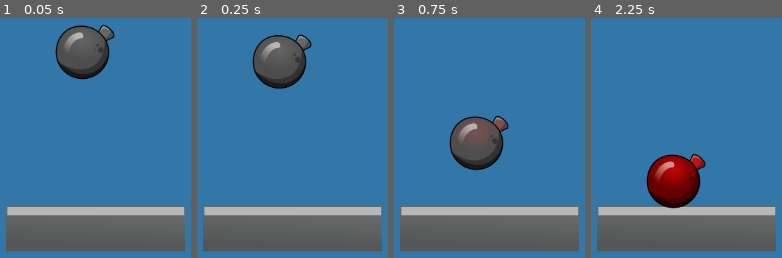
Above: before the commit, frames 1-4 (left to right).
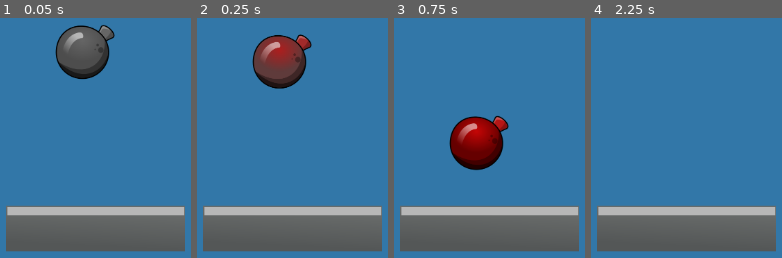
Above: after the commit, the same moments.

Repository: Chubby-Unicorn/godot_game
Game: Godot game, scene res://main.tscn
The game is run twice, just before and just after one commit, with the same random seed, the same clock (stepped at 60 frames per second) and the same inputs.
Inputs (mouse positions are in pixels of both pictures, inside the frame that each line leads up to):
- Up to frame 1 (0.05 s): no input
- Up to frame 2 (0.25 s): no input
- Up to frame 3 (0.75 s): move the mouse to (outside the picture) at 0.52 s; click (outside the picture) at 0.67 s
- Up to frame 4 (2.25 s): move the mouse to (outside the picture) at 1.27 s; click (outside the picture) at 1.42 s; move the mouse to (766, 130) at 2.02 s; click (766, 130) at 2.17 s

Frame 1 is identical in both runs. In frame 2, 2.6% of the frame differs, in the area x 31-60%, y 7-22%; in frame 3, 4.7%; in frame 4, 5.4%, in the area x 28-61%, y 56-80%.

Commit message:
added zoom

Diff:
--- a/platform/Objects/bomb.tscn
+++ b/platform/Objects/bomb.tscn
@@ -39,6 +39,7 @@
 radius = 7.74694
 
 [node name="Bomb" type="RigidBody2D"]
+input_pickable = true
 script = ExtResource("1_majnv")
 bomb_timer = 2.0
 
--- a/platform/Scripts/Bomb_Begin.gd
+++ b/platform/Scripts/Bomb_Begin.gd
@@ -5,12 +5,12 @@
 @export_group("Bomb Timer in seconds")
 @export var bomb_timer : float #in seconds
 
-func begin_animation():
+func _begin_animation():
 	$Animation.play() #star animation
 	$"../Sound Manager/BombTickSound".play()
-	explode_bomb()
+	_explode_bomb()
 
-func explode_bomb():
+func _explode_bomb():
 
 	await get_tree().create_timer(bomb_timer).timeout #Countdown
 	$"../Sound Manager/BombTickSound".stop()
@@ -18,8 +18,26 @@
 
 	queue_free()
 
-func _input(event):
-	if event is InputEventMouseButton:
-		if times_to_play == 1:
-			times_to_play -= 1
-			begin_animation()
+
+func _ready() -> void:
+	_begin_animation()
+
+
+#This one or
+#func _input_event(viewport, event, shape_idx):
+#	if event is InputEventMouseButton:
+#		if event.button_index == MOUSE_BUTTON_LEFT and event.pressed:
+#			print("You clicked on Sprite!")
+
+#or This one
+#func _input(event):
+#	if event is InputEventMouseButton and event.pressed and event.button_index == MOUSE_BUTTON_LEFT:
+#		if get_viewport_rect().has_point(to_local(event.position)):
+#			pass
+
+#func _input_event(viewport, event, shape_idx):
+#	if event.button_index == MOUSE_BUTTON_LEFT and event.pressed:
+#		if times_to_play == 1:
+#			times_to_play -= 1
+#			print("bombBegin")
+#			_begin_animation()
--- /dev/null
+++ b/platform/Scripts/zoom.gd
@@ -0,0 +1,24 @@
+extends Camera2D
+
+@export_group("Max Zoom")
+
+@export var max_zoom_in : float
+@export var max_zoom_out : float
+
+func _input(event):
+	if event is InputEventMouseButton and event.pressed:
+		if event.button_index == MOUSE_BUTTON_WHEEL_UP :
+			$".".zoom.x = 2
+			$".".zoom.y = 2
+		if event.button_index == MOUSE_BUTTON_WHEEL_DOWN:
+			$".".zoom.x = 0.5
+			$".".zoom.y = 0.5
+
+# Called when the node enters the scene tree for the first time.
+func _ready() -> void:
+	pass # Replace with function body.
+
+
+# Called every frame. 'delta' is the elapsed time since the previous frame.
+func _process(delta: float) -> void:
+	pass
--- a/platform/main.tscn
+++ b/platform/main.tscn
@@ -1,5 +1,6 @@
-[gd_scene load_steps=9 format=3 uid="uid://c15c1jk5ftams"]
+[gd_scene load_steps=10 format=3 uid="uid://c15c1jk5ftams"]
 
+[ext_resource type="Script" path="res://Scripts/zoom.gd" id="3_jode7"]
 [ext_resource type="Texture2D" uid="uid://ccdgxsm06dp6f" path="res://Sprites/Envo/Building-Roof.png" id="3_ohvsh"]
 [ext_resource type="AudioStream" uid="uid://bkbhuwwh677ye" path="res://Sounds/explosionSound.mp3" id="3_wmjt1"]
 [ext_resource type="PackedScene" uid="uid://dooknwacrw7sc" path="res://Objects/bomb.tscn" id="4_vn7xi"]
@@ -55,6 +56,7 @@
 
 [node name="Camera" type="Camera2D" parent="."]
 zoom = Vector2(0.5, 0.5)
+script = ExtResource("3_jode7")
 
 [node name="Floor" type="StaticBody2D" parent="."]
 
